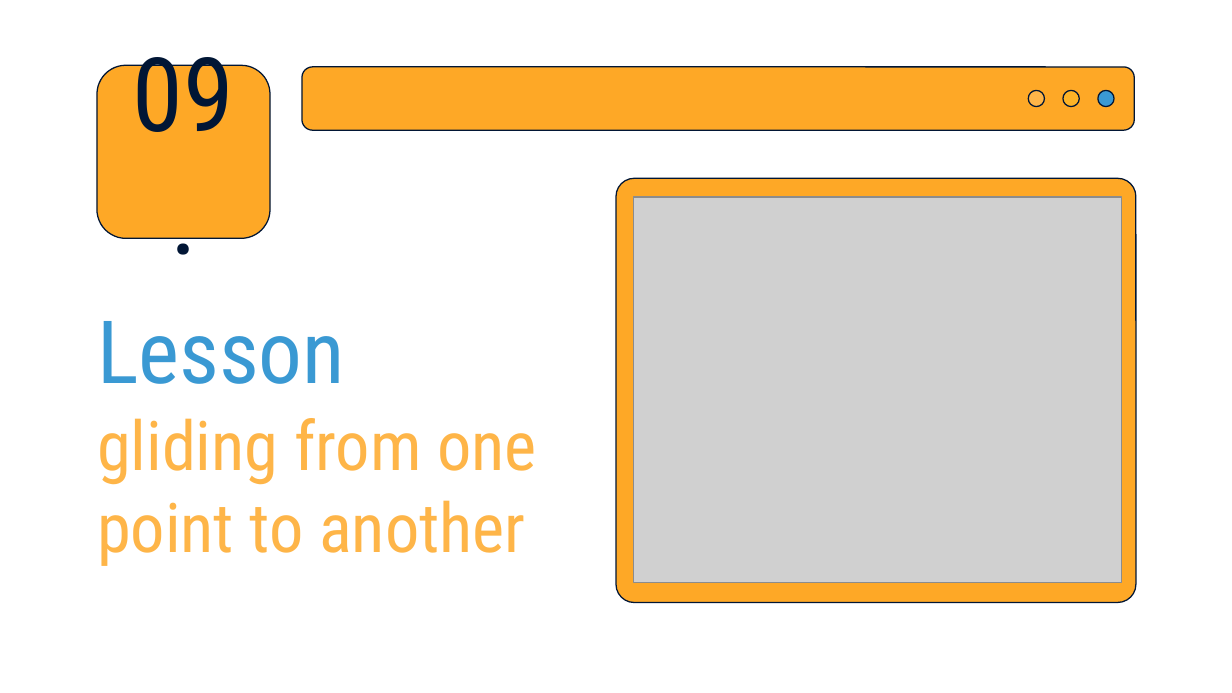
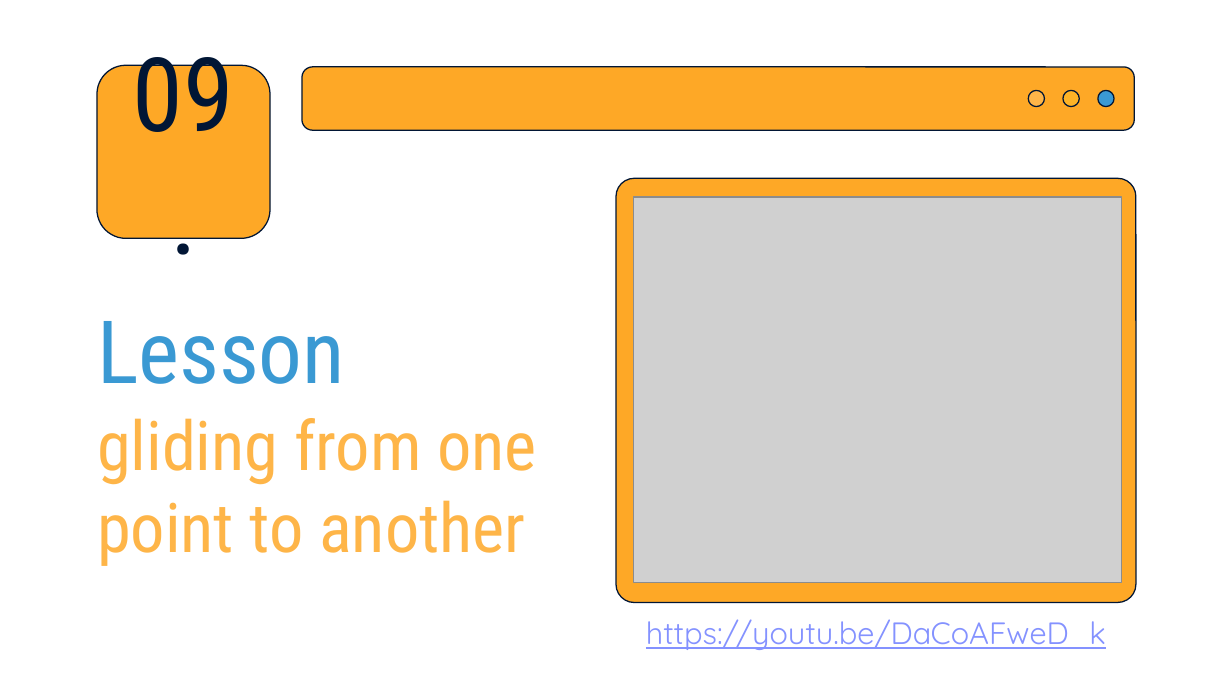
Before and after one commit to Vanshika-Mittal/scratch-tutorial, a slide deck: slide 28 of Scratch-Basics/Scratch-Basics.pptx. Drawn at 1232x693 pixels with LibreOffice and Linux fonts; fonts in the diff are those of the drawing; grey boxes stand for pictures. Boxes give left, top, right and bottom in pixels: in the first picture for what was removed or moved away, otherwise in the second. Text is boxed around its words. In the diff, an @@ line names an element or a change of style, - is before the commit and + after.

```diff
--- a/Scratch-Basics/Scratch-Basics.pptx
+++ b/Scratch-Basics/Scratch-Basics.pptx
@@ text added at <box>646,619,1106,650</box>, 18 pt, text #8492FF, underline @@
+https://youtu.be/DaCoAFweD_k
```
Also in this commit, not shown: 15 other slides changed.
